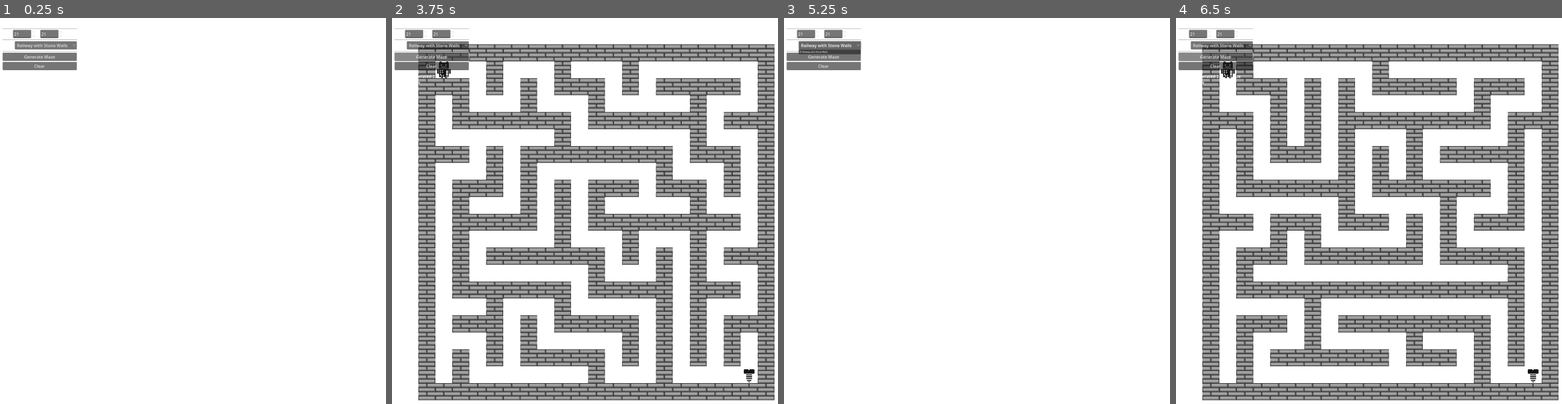
Above: before the commit, frames 1-4 (left to right).
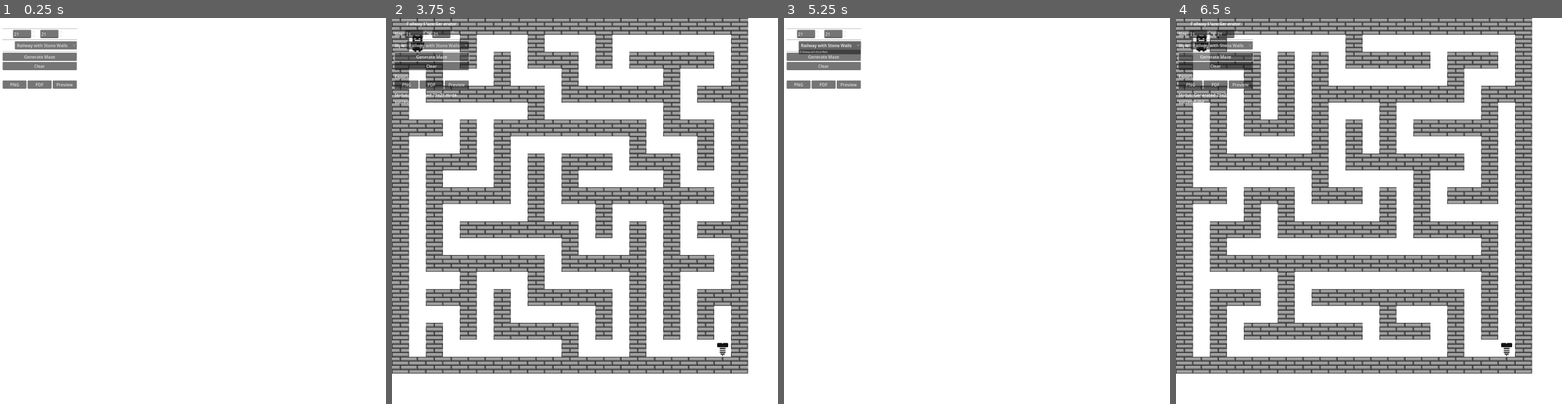
Above: after the commit, the same moments.

Repository: mtpabis/railway-mazes
Game: Godot game, scene res://levels/maze_generator.tscn
Same seed, same stepped clock (60 frames per second), same inputs: the game is played once before the commit and once after it. This scene is started directly instead of the project's main scene.
Inputs (mouse positions are in pixels of both pictures, inside the frame that each line leads up to):
- Up to frame 1 (0.25 s): no input
- Up to frame 2 (3.75 s): click (407, 83) at 0.5 s, where only the run after the commit has a clickable "PNG"; click (430, 83) at 1.25 s, where only the run after the commit has a clickable "PDF"; click (457, 83) at 2 s, where only the run after the commit has a clickable "Preview"; click "Railway with Stone Walls" at 2.75 s; click "Generate Maze" at 3.5 s
- Up to frame 3 (5.25 s): click "Clear" at 4.25 s; click "Railway with Stone Walls" at 5 s
- Up to frame 4 (6.5 s): click "Generate Maze" at 5.75 s

The runs differ from the first frame. In frame 1, 0.4% of the frame differs, in the area x 0-20%, y 16-19%; in frame 2, 67%; in frame 3, 0.4%; in frame 4, 68%, in the area x 0-100%, y 0-100%.

Commit message:
Add maze export system with A4 landscape PNG support
- Create ExportManager class for handling different export formats
- Add export UI buttons (PNG, PDF, Print Preview) to maze generator
- Implement PNG export with automatic A4 landscape scaling and centering
- Remove tilemap position offsets (now at 0,0) for cleaner export calculations
- Support high-quality 300 DPI export for professional printing
- Add timestamped export file naming and comprehensive error handling

🤖 Generated with [Claude Code](https://claude.ai/code)

Co-Authored-By: Claude <noreply@anthropic.com>

Diff:
--- /dev/null
+++ b/levels/ExportManager.gd
@@ -0,0 +1,192 @@
+extends Node
+class_name ExportManager
+
+signal export_started(format: String)
+signal export_completed(format: String, file_path: String)
+signal export_failed(format: String, error: String)
+
+# Export formats
+enum ExportFormat {
+	PNG,
+	PDF,
+	PRINT_PREVIEW
+}
+
+# Export quality settings
+enum ExportQuality {
+	DRAFT = 150,    # 150 DPI - for screen/web
+	PRINT = 300     # 300 DPI - for printing
+}
+
+# A4 dimensions in pixels at different DPIs
+const A4_LANDSCAPE_DRAFT = Vector2i(1754, 1240)  # 150 DPI
+const A4_LANDSCAPE_PRINT = Vector2i(3508, 2480)  # 300 DPI
+
+var maze_generator: MazeGenerator
+var export_viewport: SubViewport
+
+func _init(generator: MazeGenerator):
+	maze_generator = generator
+
+func setup_export_viewport():
+	"""Create dedicated viewport for export rendering"""
+	if export_viewport:
+		export_viewport.queue_free()
+
+	export_viewport = SubViewport.new()
+	export_viewport.name = "ExportViewport"
+	export_viewport.render_target_update_mode = SubViewport.UPDATE_ONCE
+	add_child(export_viewport)
+
+func export_maze_png(quality: ExportQuality = ExportQuality.PRINT) -> String:
+	"""Export maze as PNG with specified quality"""
+	if not maze_generator or not maze_generator.maze:
+		export_failed.emit("PNG", "No maze generated")
+		return ""
+
+	export_started.emit("PNG")
+
+	var file_path = get_export_file_path("png")
+	var success = false
+
+	# Get canvas size based on quality
+	var canvas_size = A4_LANDSCAPE_PRINT if quality == ExportQuality.PRINT else A4_LANDSCAPE_DRAFT
+
+	# Create export viewport with A4 dimensions
+	setup_export_viewport()
+	export_viewport.size = canvas_size
+
+	# Clone maze layers for export (without UI)
+	var export_maze = create_export_maze_copy()
+	export_viewport.add_child(export_maze)
+
+	# Calculate and apply scaling to fit A4
+	apply_maze_scaling(export_maze, canvas_size)
+
+	# Wait for viewport to render
+	await get_tree().process_frame
+	await get_tree().process_frame
+
+	# Capture and save
+	var image = export_viewport.get_texture().get_image()
+	if image:
+		var error = image.save_png(file_path)
+		success = (error == OK)
+
+	# Cleanup
+	export_viewport.queue_free()
+	export_viewport = null
+
+	if success:
+		export_completed.emit("PNG", file_path)
+	else:
+		export_failed.emit("PNG", "Failed to save image")
+
+	return file_path if success else ""
+
+func create_export_maze_copy() -> Node2D:
+	"""Create a copy of the maze without UI elements"""
+	var export_node = Node2D.new()
+	export_node.name = "ExportMaze"
+
+	# Clone passage layer
+	if maze_generator.passage_tilemap_layer:
+		var passage_copy = duplicate_tilemap_layer(maze_generator.passage_tilemap_layer)
+		export_node.add_child(passage_copy)
+
+	# Clone wall layer
+	if maze_generator.wall_tilemap_layer:
+		var wall_copy = duplicate_tilemap_layer(maze_generator.wall_tilemap_layer)
+		export_node.add_child(wall_copy)
+
+	# Clone object layer
+	if maze_generator.object_tilemap_layer:
+		var object_copy = duplicate_tilemap_layer(maze_generator.object_tilemap_layer)
+		export_node.add_child(object_copy)
+
+	return export_node
+
+func duplicate_tilemap_layer(original: TileMapLayer) -> TileMapLayer:
+	"""Create a duplicate of a tilemap layer"""
+	var duplicate = TileMapLayer.new()
+	duplicate.tile_set = original.tile_set
+	duplicate.position = original.position
+	duplicate.scale = original.scale
+
+	# Copy all used cells
+	var used_cells = original.get_used_cells()
+	for cell_pos in used_cells:
+		var source_id = original.get_cell_source_id(cell_pos)
+		var atlas_coords = original.get_cell_atlas_coords(cell_pos)
+		var alternative_tile = original.get_cell_alternative_tile(cell_pos)
+		duplicate.set_cell(cell_pos, source_id, atlas_coords, alternative_tile)
+
+	return duplicate
+
+func apply_maze_scaling(export_maze: Node2D, canvas_size: Vector2i):
+	"""Calculate and apply optimal scaling to fit maze in A4 canvas"""
+	var maze_bounds = get_maze_bounds()
+	if maze_bounds.size == Vector2.ZERO:
+		return
+
+	# Define margins (10% of canvas size)
+	var margin = Vector2(canvas_size.x * 0.1, canvas_size.y * 0.1)
+	var available_space = Vector2(canvas_size) - margin * 2
+
+	# Calculate optimal scale to fit in available space
+	var scale_x = available_space.x / maze_bounds.size.x
+	var scale_y = available_space.y / maze_bounds.size.y
+	var optimal_scale = min(scale_x, scale_y)
+
+	# Apply scaling
+	export_maze.scale = Vector2(optimal_scale, optimal_scale)
+
+	# Center the maze in canvas
+	var scaled_maze_size = maze_bounds.size * optimal_scale
+	var center_offset = (Vector2(canvas_size) - scaled_maze_size) / 2
+	export_maze.position = center_offset - maze_bounds.position * optimal_scale
+
+func get_maze_bounds() -> Rect2:
+	"""Calculate the bounding rectangle of the generated maze"""
+	var min_pos = Vector2(INF, INF)
+	var max_pos = Vector2(-INF, -INF)
+	var found_tiles = false
+
+	# Check all tilemap layers for used cells
+	var layers = [
+		maze_generator.passage_tilemap_layer,
+		maze_generator.wall_tilemap_layer,
+		maze_generator.object_tilemap_layer
+	]
+
+	for layer in layers:
+		if not layer:
+			continue
+
+		var used_cells = layer.get_used_cells()
+		for cell_pos in used_cells:
+			var world_pos = layer.to_global(layer.map_to_local(cell_pos))
+			min_pos.x = min(min_pos.x, world_pos.x)
+			min_pos.y = min(min_pos.y, world_pos.y)
+			max_pos.x = max(max_pos.x, world_pos.x)
+			max_pos.y = max(max_pos.y, world_pos.y)
+			found_tiles = true
+
+	if not found_tiles:
+		return Rect2()
+
+	# Add tile size to max_pos since we want the full tile coverage
+	var tile_size = Vector2(64, 64)  # Assuming 64x64 tiles, adjust if needed
+	max_pos += tile_size
+
+	return Rect2(min_pos, max_pos - min_pos)
+
+func get_export_file_path(extension: String) -> String:
+	"""Generate timestamped file path for export"""
+	var datetime = Time.get_datetime_dict_from_system()
+	var timestamp = "%04d%02d%02d_%02d%02d%02d" % [
+		datetime.year, datetime.month, datetime.day,
+		datetime.hour, datetime.minute, datetime.second
+	]
+
+	return "user://maze_export_%s.%s" % [timestamp, extension]
--- a/levels/MazeGenerator.gd
+++ b/levels/MazeGenerator.gd
@@ -10,6 +10,9 @@
 @onready var height_spinbox: SpinBox = $UI/VBoxContainer/SizeContainer/HeightSpinBox
 @onready var style_dropdown: OptionButton = $UI/VBoxContainer/StyleContainer/StyleDropdown
 @onready var info_label: Label = $UI/VBoxContainer/InfoLabel
+@onready var export_png_button: Button = $UI/VBoxContainer/ExportContainer/ExportButtons/ExportPNGButton
+@onready var export_pdf_button: Button = $UI/VBoxContainer/ExportContainer/ExportButtons/ExportPDFButton
+@onready var print_preview_button: Button = $UI/VBoxContainer/ExportContainer/ExportButtons/PrintPreviewButton
 
 # Available maze styles
 @export var available_styles: Array[MazeStyle] = []
@@ -20,11 +23,18 @@
 var maze_width: int
 var maze_height: int
 
+# Export manager
+var export_manager: ExportManager
+
 func _ready():
 	generate_button.pressed.connect(_on_generate_pressed)
 	clear_button.pressed.connect(_on_clear_pressed)
 	style_dropdown.item_selected.connect(_on_style_changed)
-
+	export_png_button.pressed.connect(_on_export_png_pressed)
+	export_pdf_button.pressed.connect(_on_export_pdf_pressed)
+	print_preview_button.pressed.connect(_on_print_preview_pressed)
+
+	setup_export_manager()
 	setup_styles()
 	info_label.text = "Status: Ready - Select style and click Generate"
 
@@ -252,3 +262,42 @@
 			current_style.end_tile_atlas_coords,
 			current_style.end_tile_alternative
 		)
+
+func setup_export_manager():
+	"""Initialize the export manager"""
+	export_manager = ExportManager.new(self)
+	add_child(export_manager)
+
+	# Connect export signals
+	export_manager.export_started.connect(_on_export_started)
+	export_manager.export_completed.connect(_on_export_completed)
+	export_manager.export_failed.connect(_on_export_failed)
+
+func _on_export_png_pressed():
+	"""Handle PNG export button press"""
+	if not maze or maze.is_empty():
+		info_label.text = "Status: Error - Generate a maze first before exporting"
+		return
+
+	info_label.text = "Status: Exporting PNG..."
+	export_manager.export_maze_png()
+
+func _on_export_pdf_pressed():
+	"""Handle PDF export button press"""
+	info_label.text = "Status: PDF export not yet implemented"
+
+func _on_print_preview_pressed():
+	"""Handle print preview button press"""
+	info_label.text = "Status: Print preview not yet implemented"
+
+func _on_export_started(format: String):
+	"""Handle export started signal"""
+	info_label.text = "Status: Exporting %s..." % format
+
+func _on_export_completed(format: String, file_path: String):
+	"""Handle export completed signal"""
+	info_label.text = "Status: %s exported successfully to %s" % [format, file_path.get_file()]
+
+func _on_export_failed(format: String, error: String):
+	"""Handle export failed signal"""
+	info_label.text = "Status: Export failed - %s" % error
--- a/levels/maze_generator.tscn
+++ b/levels/maze_generator.tscn
@@ -10,15 +10,12 @@
 available_styles = Array[ExtResource("2_gfk5l")]([ExtResource("3_wm03m")])
 
 [node name="PassageTileMapLayer" type="TileMapLayer" parent="."]
-position = Vector2(200, 200)
 tile_set = ExtResource("1_maze_tileset")
 
 [node name="WallTileMapLayer" type="TileMapLayer" parent="."]
-position = Vector2(200, 200)
 tile_set = ExtResource("1_maze_tileset")
 
 [node name="ObjectTileMapLayer" type="TileMapLayer" parent="."]
-position = Vector2(200, 200)
 tile_set = ExtResource("1_maze_tileset")
 
 [node name="UI" type="Control" parent="."]
@@ -96,6 +93,34 @@
 [node name="HSeparator4" type="HSeparator" parent="UI/VBoxContainer"]
 layout_mode = 2
 
+[node name="ExportContainer" type="VBoxContainer" parent="UI/VBoxContainer"]
+layout_mode = 2
+
+[node name="ExportLabel" type="Label" parent="UI/VBoxContainer/ExportContainer"]
+layout_mode = 2
+text = "Export:"
+
+[node name="ExportButtons" type="HBoxContainer" parent="UI/VBoxContainer/ExportContainer"]
+layout_mode = 2
+
+[node name="ExportPNGButton" type="Button" parent="UI/VBoxContainer/ExportContainer/ExportButtons"]
+layout_mode = 2
+size_flags_horizontal = 3
+text = "PNG"
+
+[node name="ExportPDFButton" type="Button" parent="UI/VBoxContainer/ExportContainer/ExportButtons"]
+layout_mode = 2
+size_flags_horizontal = 3
+text = "PDF"
+
+[node name="PrintPreviewButton" type="Button" parent="UI/VBoxContainer/ExportContainer/ExportButtons"]
+layout_mode = 2
+size_flags_horizontal = 3
+text = "Preview"
+
+[node name="HSeparator5" type="HSeparator" parent="UI/VBoxContainer"]
+layout_mode = 2
+
 [node name="InfoLabel" type="Label" parent="UI/VBoxContainer"]
 layout_mode = 2
 text = "Status: Ready"
